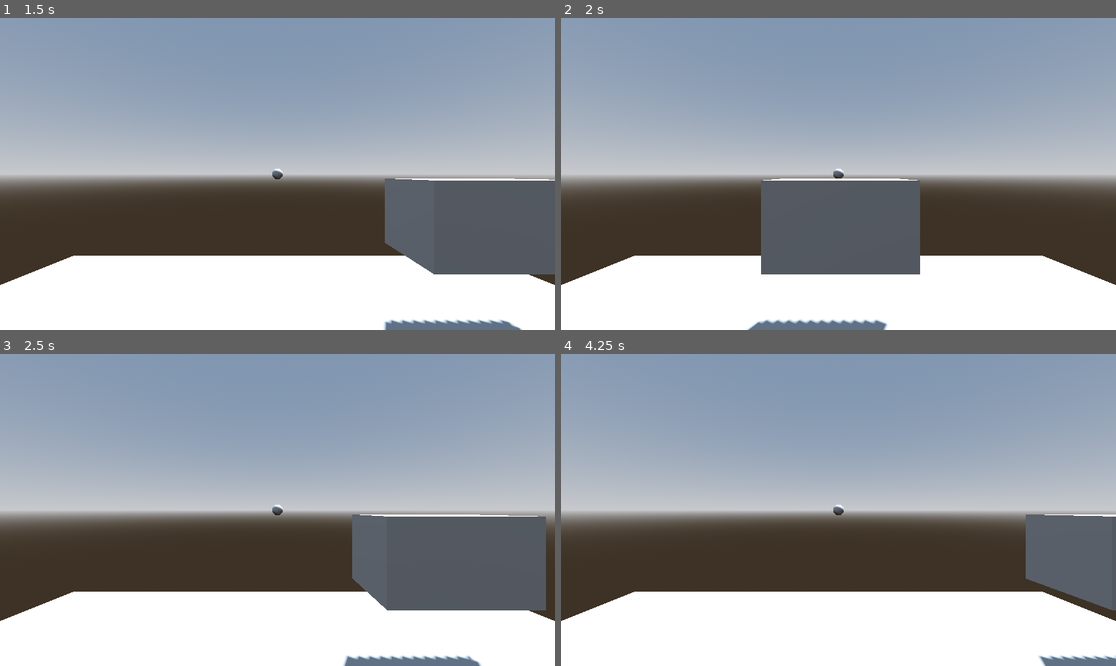
Above: before the commit, frames 1-4 (two rows, left to right).
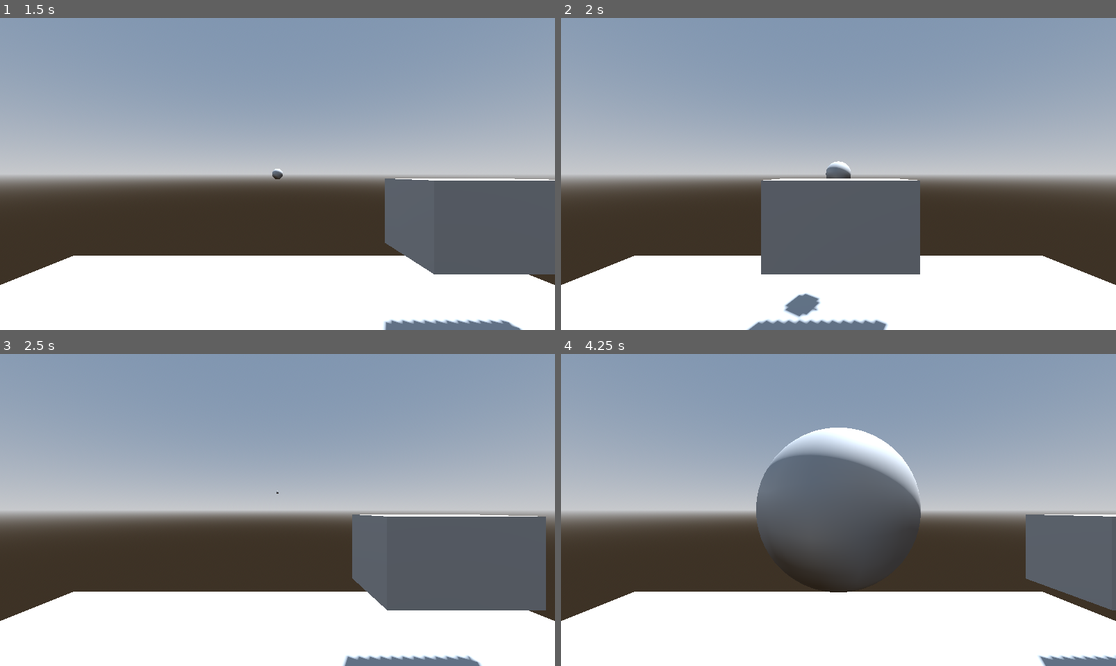
Above: after the commit, the same moments.

Repository: KapustiakT/baseball
Game: Godot game, scene res://level.tscn
The game is run twice, just before and just after one commit, with the same random seed, the same clock (stepped at 60 frames per second) and the same inputs. The project has no main scene, so this scene is started directly.
Inputs (mouse positions are in pixels of both pictures, inside the frame that each line leads up to):
- Up to frame 1 (1.5 s): move the mouse to (399, 158) at 0.52 s; hold D (move_right) 0.53-1.28 s; click (399, 158) at 0.6 s; move the mouse to (166, 189) at 1.27 s; hold A (move_left) from 1.28 s (still down); right-click (166, 189) at 1.35 s
- Up to frame 2 (2 s): keep holding A (move_left)
- Up to frame 3 (2.5 s): move the mouse to (333, 441) at 2.02 s; release A (move_left) at 2.03 s; hold D (move_right) from 2.03 s (still down); click (333, 441) at 2.1 s
- Up to frame 4 (4.25 s): move the mouse to (810, 572) at 2.77 s; right-click (810, 572) at 2.85 s; move the mouse to (1005, 556) at 3.52 s; release D (move_right) at 3.53 s; hold A (move_left) from 3.53 s (still down); click (1005, 556) at 3.6 s

Frame 1 is identical in both runs. In frame 2, 0.5% of the frame differs, in the area x 40-53%, y 45-97%; in frame 3, less than 0.1%; in frame 4, 9.1%, in the area x 35-65%, y 23-77%.
Error before the commit: Attempt to call function 'start' in base 'null instance' on a null instance. (res://Ball.gd:40)

Commit message:
add pitchclock

Diff:
--- a/ball.tscn
+++ b/ball.tscn
@@ -20,3 +20,9 @@
 
 [node name="CollisionShape3D" type="CollisionShape3D" parent="."]
 shape = SubResource("SphereShape3D_k3k1o")
+
+[node name="PitchClock" type="Timer" parent="."]
+wait_time = 0.3
+one_shot = true
+
+[connection signal="timeout" from="PitchClock" to="." method="throw_pitch"]
